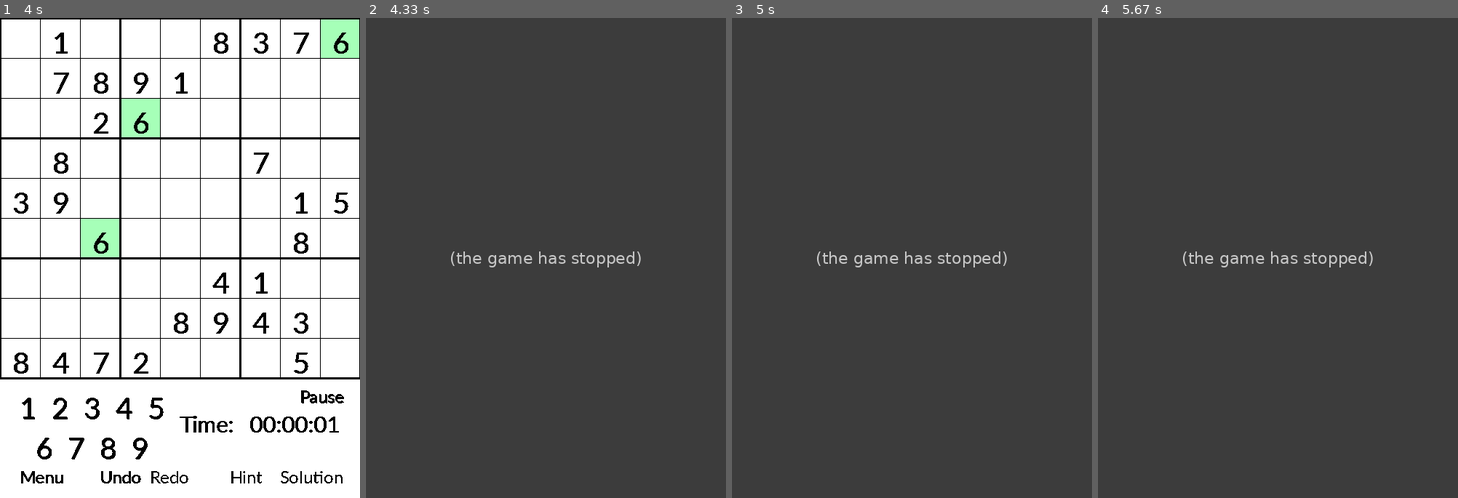
Above: before the commit, frames 1-4 (left to right).
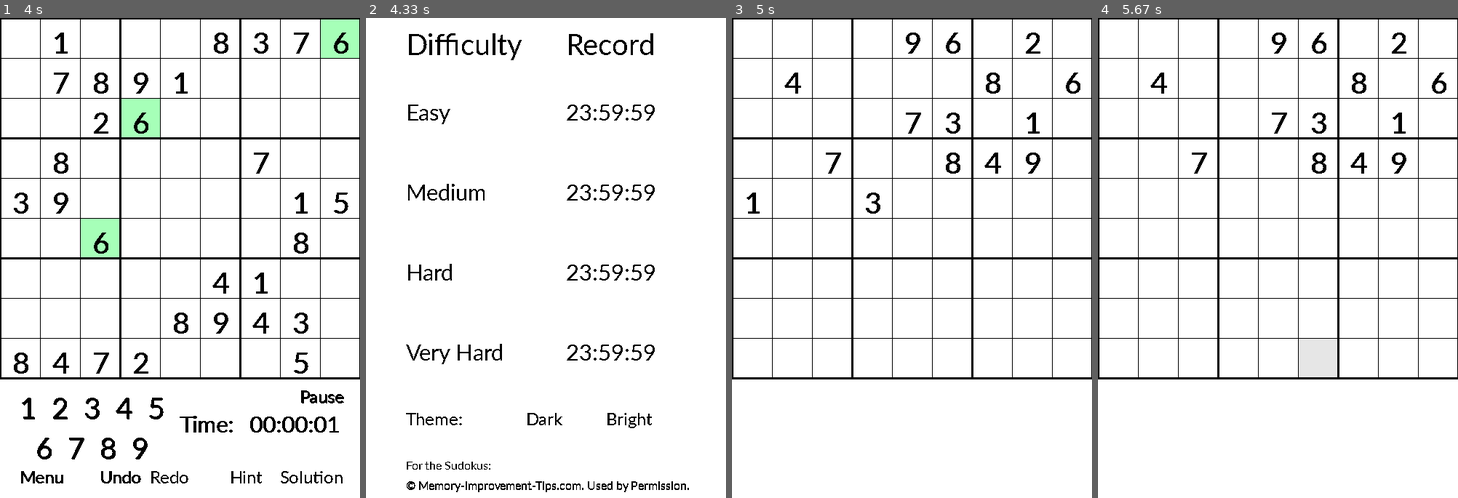
Above: after the commit, the same moments.

Repository: MatthiasSagerer/Sudoku-Pygame
Game: pygame game, started from main.py
Two runs of this game, one before a commit and one after it. Both use one fixed random seed, a clock stepped at 60 frames per second and the inputs below.
Inputs (mouse positions are in pixels of both pictures, inside the frame that each line leads up to):
- Up to frame 1 (4 s): click "Easy" at 0.38 s; click (273, 296) at 1.23 s; click (266, 368) at 1.57 s; click (129, 118) at 2.88 s
- Up to frame 2 (4.33 s): click (409, 474) at 4.02 s
- Up to frame 3 (5 s): click "Medium" at 4.42 s
- Up to frame 4 (5.67 s): click (1306, 339) at 5.57 s

Frame 1 is identical in both runs. In frame 2, 100% of the frame differs, in the area x 0-100%, y 0-100%; in frame 3, 100%; in frame 4, 100%.
Error before the commit: KeyError: 0 (main.py line 466); the game stopped at 4.03 s (later frames are placeholders)

Commit message:
main.py: fixing menu_rect bug

Diff:
--- a/main.py
+++ b/main.py
@@ -214,7 +214,6 @@
     else:
         bg_col = 'white'
     win.fill(color=bg_col)
-    # pygame.display.set_icon() TODO: Design and set icon
     while playing:
         difficulty = 0
         records = open('records.txt', 'r')
@@ -346,9 +345,9 @@
                             bg_col = 'black'
                         else:
                             bg_col = 'white'
+                        grid = False
+                        display_end_screen = False
                         difficulty = 0
-                        solved = False
-                        grid = False
                         current_sudoku = copy.deepcopy(blank_sudoku)
                         current_sudoku_start = copy.deepcopy(blank_sudoku)
                         current_solution = copy.deepcopy(blank_sudoku)
@@ -483,7 +482,6 @@
                 displayText(win, dark, f'Your time: {time.strftime("%H:%M:%S", time.gmtime(dt))}', cell_size * 0.25,
                             cell_size * 10.5,
                             font_size_small)
-
                 display_end_screen = False
 
-            # TODO: design and set icon (line 214), Code compressions: Display class.
+            # TODO: Code compressions: Display class & more.
